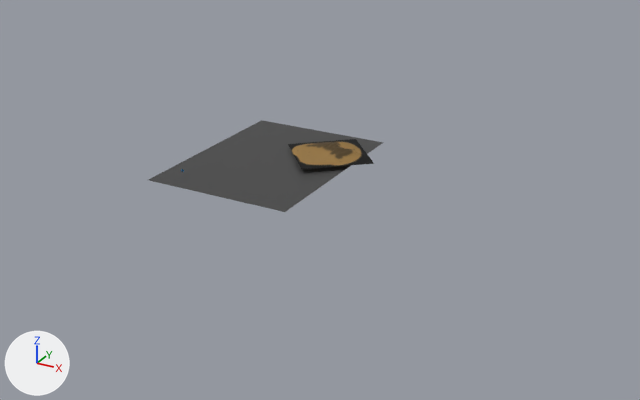
What one commit did to the Blender file liquid/ocean.blend.
Camera for both pictures: a 50 mm lens placed at (490.0, -621.0, 312.0), pointed at (101.0, 85.0, -41.0). The lights are fixed; the arrows at lower left show +X, +Y and +Z.

In view in the first picture: 'Landscape.001', 'Plane'.
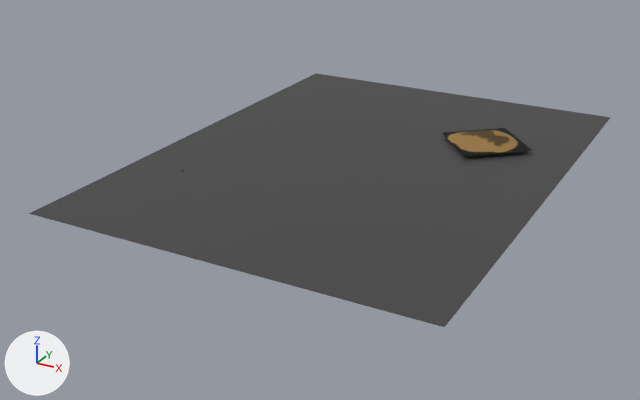
What the commit changed:
Object 'Plane' (ob_plane) moves from (52.5, 75.2, -5.1) to (126.6, 120.1, -5.1).
Object 'Plane' (ob_plane) is rescaled from (75.0, 100.0, 3.19) to (190.0, 253.0, 8.07).
Object 'Landscape.001' (ob_landscape_001) moves from (99.1, 109.5, -0.8) to (223.4, 218.2, -0.8).

Boxes (x1, y1, x2, y2) around the edits, measured in the pictures (640 x 400 px):
'Plane', moved, rescaled (147% wider, 174% taller): before (149, 120, 384, 212); after (29, 73, 611, 327)
'Landscape.001', moved: before (288, 139, 374, 169); after (442, 128, 533, 156)
